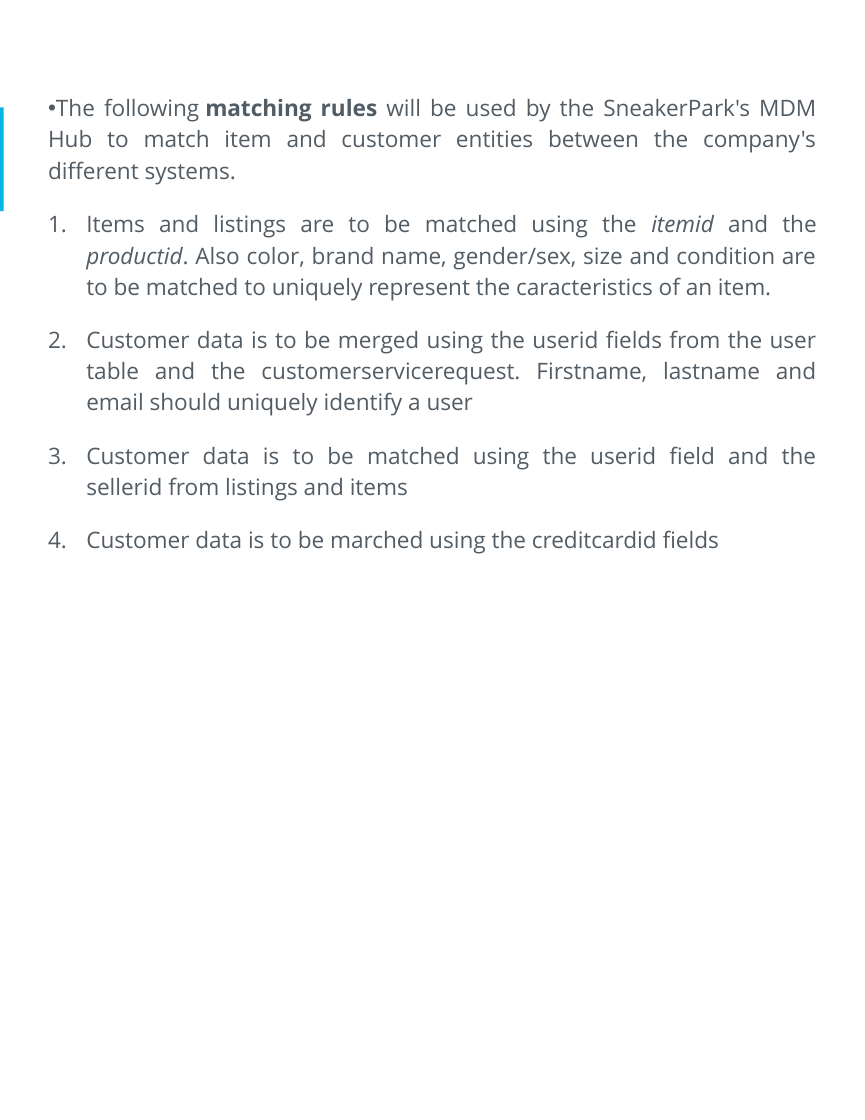
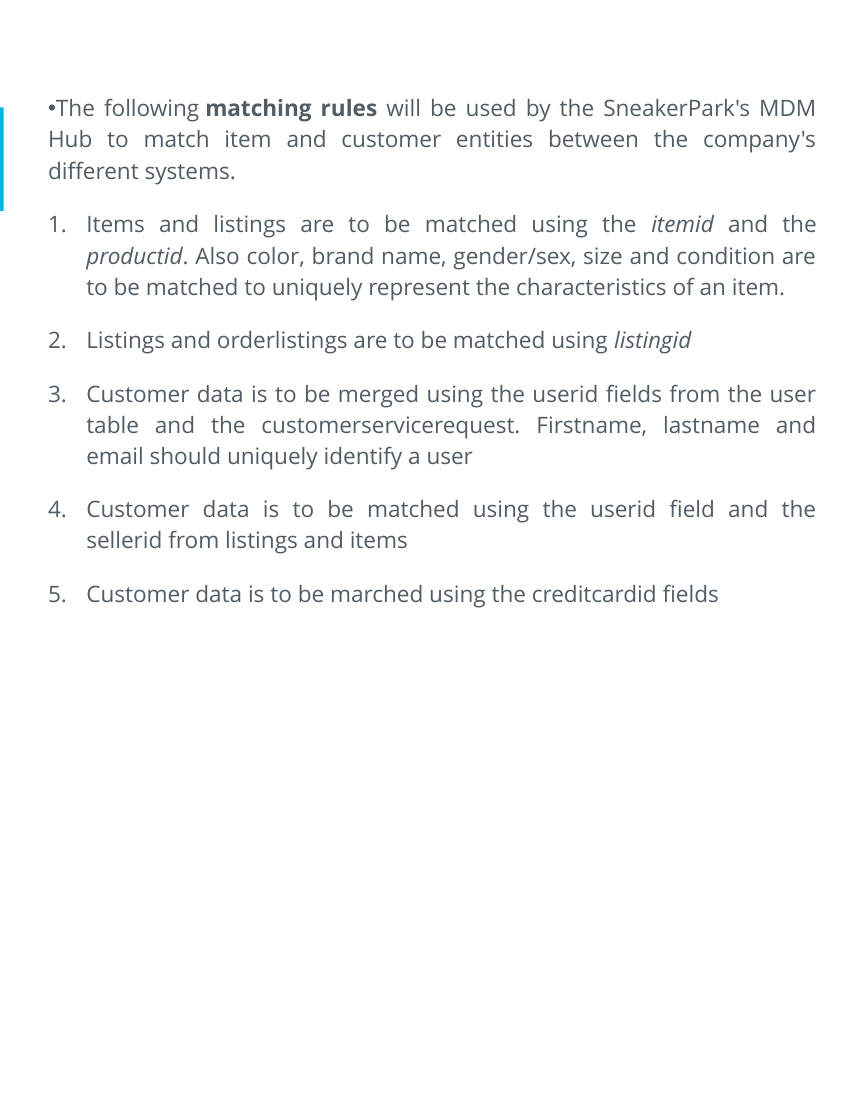
Before and after one commit to jsbarbosa/Data-Architect-Nanodegree, a slide deck: slide 18 of DataGovernance/starter-template.pptx. Drawn at 865x1120 pixels with LibreOffice and Linux fonts; fonts in the diff are those of the drawing. Boxes give left, top, right and bottom in pixels: in the first picture for what was removed or moved away, otherwise in the second. Text is boxed around its words. In the diff, an @@ line names an element or a change of style, - is before the commit and + after.

```diff
--- a/DataGovernance/starter-template.pptx
+++ b/DataGovernance/starter-template.pptx
@@ text at [86,215,817,354]: text changed @@
-1. Items and listings are to be matched using the itemid and the productid. Also color, brand name, gender/sex, size and condition are to be matched to uniquely represent the caracteristics of an item.
+1. Items and listings are to be matched using the itemid and the productid. Also color, brand name, gender/sex, size and condition are to be matched to uniquely represent the characteristics of an item.
+2. Listings and orderlistings are to be matched using listingid
```
Also in this commit, not shown: 1 other slide changed, 1 slide added, 1 slide removed, 4 other files.
